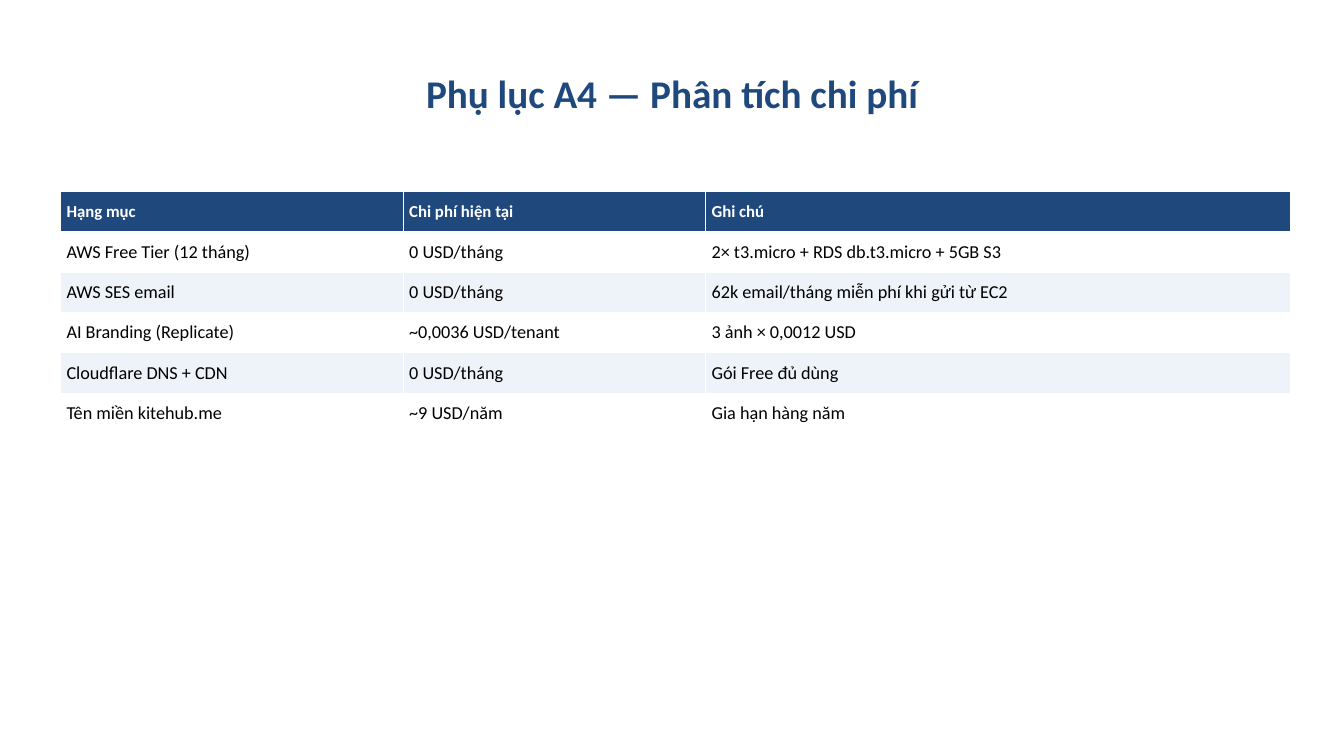
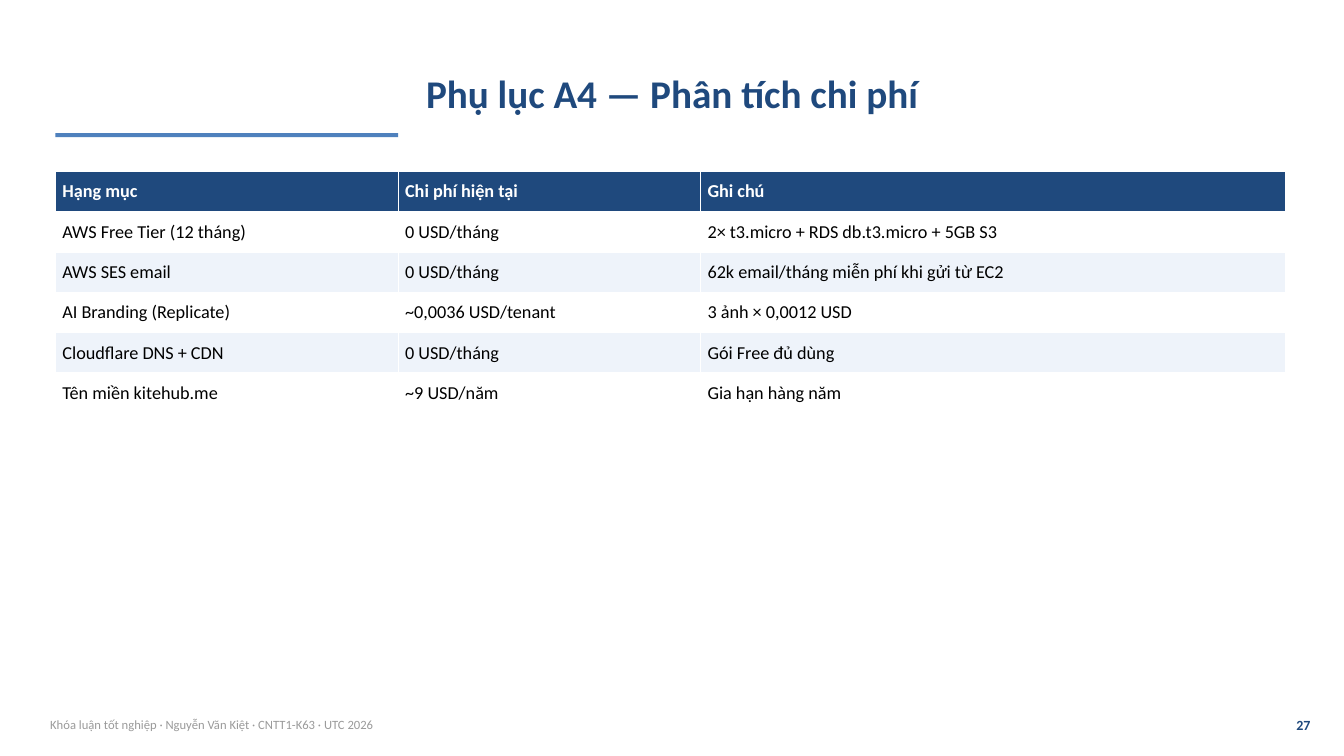
Before and after one commit to VictorAurelius/2026-Kite-Class-Platform, a slide deck: slide 27 of documents/08-thesis/defense/KiteHub-baove-khoaluan-20slide.pptx (slide 25 before the commit). Drawn at 1344x756 pixels with LibreOffice and Linux fonts; fonts in the diff are those of the drawing. Boxes give left, top, right and bottom in pixels: in the first picture for what was removed or moved away, otherwise in the second. Text is boxed around its words. In the diff, an @@ line names an element or a change of style, - is before the commit and + after.

```diff
--- a/documents/08-thesis/defense/KiteHub-baove-khoaluan-20slide.pptx
+++ b/documents/08-thesis/defense/KiteHub-baove-khoaluan-20slide.pptx
@@ rectangle added at [55, 133, 398, 137], fill #4F81BD @@
@@ table at [55, 171, 1286, 413] @@
@@ size 12 to 13 pt in "Hạng mục", "Chi phí hiện tại", "Ghi chú" @@
@@ table: place and size @@
-table at [60, 192, 1291, 434]
+table at [55, 171, 1286, 413]
@@ text added at [50, 719, 374, 731], 9 pt, text #9A9A9A @@
+Khóa luận tốt nghiệp · Nguyễn Văn Kiệt · CNTT1-K63 · UTC 2026
@@ text added at [1296, 721, 1310, 730], 10 pt, text #1F497D, bold @@
+27
```
Also in this commit, not shown: 13 other slides changed, 12 slides added, 12 slides removed, 22 other files.
